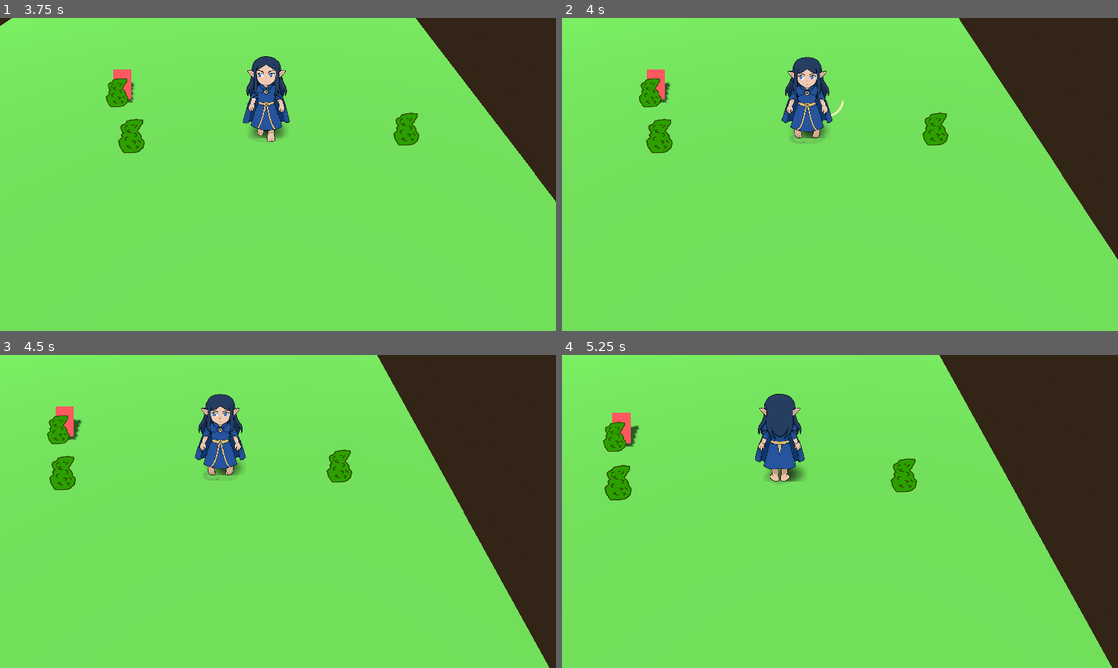
Above: before the commit, frames 1-4 (two rows, left to right).
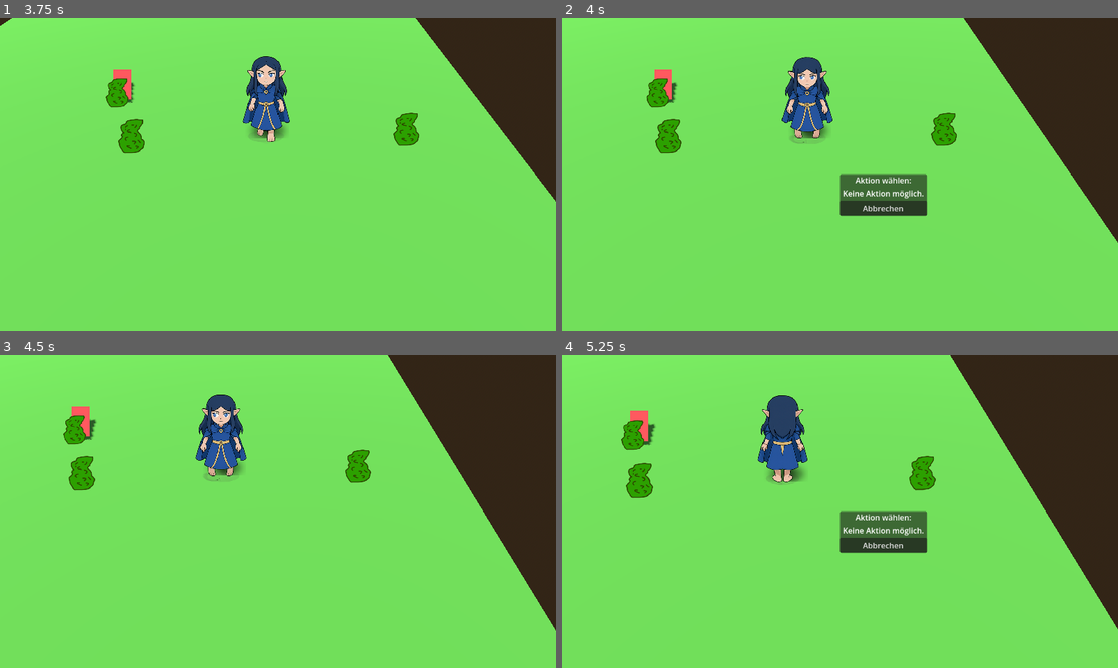
Above: after the commit, the same moments.

Repository: HapetseDev/NE-CallOfTheAbyss
Game: Godot game, scene res://UI/MainMenu/MainMenu.tscn
Two runs of this game, one before a commit and one after it. Both use one fixed random seed, a clock stepped at 60 frames per second and the inputs below.
Inputs (mouse positions are in pixels of both pictures, inside the frame that each line leads up to):
- Up to frame 1 (3.75 s): tap Enter at 0.5 s; move the mouse to (400, 158) at 0.52 s; hold D (Right) 0.53-1.28 s; hold E (Attack) 0.53-1.28 s; click (400, 158) at 0.67 s; move the mouse to (166, 190) at 1.27 s; hold S (Down) 1.28-2 s; tap E (Attack) at 1.35 s; click "Neues Spiel" at 2 s; click "Neues Spiel" at 2.75 s; move the mouse to (333, 105) at 3.52 s; hold D (Right) from 3.53 s (still down); hold Shift (Run) from 3.53 s (still down)
- Up to frame 2 (4 s): keep holding D (Right); keep holding Shift (Run); tap E (Attack) at 3.8 s
- Up to frame 3 (4.5 s): release D (Right) at 4.25 s; release Shift (Run) at 4.25 s; click (322, 545) at 4.25 s, where only the run after the commit has a clickable "Abbrechen"
- Up to frame 4 (5.25 s): move the mouse to (812, 574) at 5.02 s; hold W (Up) from 5.03 s (still down); tap E (Attack) at 5.1 s; click (812, 574) at 5.17 s

Frame 1 is identical in both runs. In frame 2, 4.6% of the frame differs, in the area x 13-100%, y 0-78%; in frame 3, 6.3%; in frame 4, 8.8%, in the area x 7-100%, y 0-100%.

Commit message:
Aktionsfeld eingefügt

Diff:
--- a/Charaktere/Props/Fauna/plant.gd
+++ b/Charaktere/Props/Fauna/plant.gd
@@ -1,13 +1,35 @@
-class_name Plant extends Node3D
+class_name Plant extends Interactable
+
+@export var is_schneidbar: bool = true
+
 @onready var h_itbox: Hitbox = $HItbox
 
 
+func _ready() -> void:
+	super._ready()  # add_to_group("interactable")
+	h_itbox.Damaged.connect(TakeDamage)
 
-# Called when the node enters the scene tree for the first time.
-func _ready() -> void:
-	h_itbox.Damaged.connect( TakeDamage)
-	pass
 
-func TakeDamage(_damage : int) -> void:
+func TakeDamage(_damage: int) -> void:
 	queue_free()
-	pass
+
+
+# Prüft, ob der Spieler das Werkzeug zum Schneiden besitzt (ausgerüstet oder im Inventar)
+func canSchneiden(player: Playable) -> bool:
+	if not is_schneidbar:
+		return false
+	if player.equipment.get("waffe") == "Messer":
+		return true
+	return player.has_item("Messer")
+
+
+func get_actions(player: Playable) -> Array[Dictionary]:
+	var actions: Array[Dictionary] = []
+	if canSchneiden(player):
+		actions.append({"label": "Schneiden", "action_id": "schneiden"})
+	return actions
+
+
+func perform_action(action_id: String, _player: Playable) -> void:
+	if action_id == "schneiden":
+		queue_free()
--- a/Charaktere/SPC/Shalka/shalka.tscn
+++ b/Charaktere/SPC/Shalka/shalka.tscn
@@ -13,6 +13,7 @@
 [ext_resource type="PackedScene" uid="uid://bp8w5eihw3am5" path="res://Generic/Hurtbox/HurtBox.tscn" id="10_8lehy"]
 [ext_resource type="Script" uid="uid://chbae5ysale58" path="res://Scripts/PlayerCamera.gd" id="11_i8yr6"]
 [ext_resource type="Script" path="res://Systems/Footsteps/FootstepPlayer.gd" id="12_footstep"]
+[ext_resource type="Script" uid="uid://kpu3sj2c3f8q" path="res://Scripts/stateActionMenu.gd" id="13_action"]
 
 [sub_resource type="CapsuleShape3D" id="CapsuleShape3D_hlb18"]
 radius = 0.27
@@ -407,6 +408,10 @@
 script = ExtResource("6_3fsuu")
 attack_sound = ExtResource("8_rr3s5")
 
+[node name="ActionMenu" type="Node" parent="StateMachine"]
+script = ExtResource("13_action")
+action_range = 1.5
+
 [node name="Camera3D" type="Camera3D" parent="."]
 transform = Transform3D(1, 0, 0, 0, 0.707107, 0.707107, 0, -0.707107, 0.707107, 0, 6, 8)
 fov = 50.0
--- a/Scripts/playerStateMachine.gd
+++ b/Scripts/playerStateMachine.gd
@@ -17,6 +17,8 @@
 	pass
 
 func _unhandled_input(event: InputEvent) -> void:
+	if event is InputEventKey and event.pressed:
+		print("[StateMachine] Taste erkannt: ", event.keycode, " current_state=", current_state)
 	ChangeState( current_state.HandleInput(event))
 	pass
 
@@ -25,10 +27,12 @@
 	for c in get_children():
 		if c is State:
 			states.append(c)
+	print("[StateMachine] Initialize: ", states.size(), " States gefunden: ", states)
 	if states.size() > 0:
 		states[0].player = _player
 		ChangeState( states[0])
 		process_mode = Node.PROCESS_MODE_INHERIT
+		print("[StateMachine] process_mode auf INHERIT gesetzt")
 
 func ChangeState(new_state : State) -> void:
 	if new_state == null || new_state == current_state:
--- /dev/null
+++ b/Scripts/stateActionMenu.gd
@@ -0,0 +1,128 @@
+class_name StateActionMenu extends State
+
+# Radius um den Spieler, in dem Interaktionen gesucht werden (in Metern)
+@export var action_range: float = 1.5
+
+@onready var idle: State = $"../Idle"
+@onready var walk: State = $"../Walk"
+
+var _canvas_layer: CanvasLayer
+var _action_done: bool = false
+var _has_shown_menu: bool = false
+
+
+func Enter() -> void:
+	print("[ActionMenu] Enter() aufgerufen")
+	player.velocity = Vector3.ZERO
+	player.UpdateAnimation("idle")
+	_action_done = false
+	_has_shown_menu = false
+	var actions := _collect_actions()
+	print("[ActionMenu] Gefundene Aktionen: ", actions)
+	_build_menu(actions)
+	_has_shown_menu = true
+
+
+func Exit() -> void:
+	_destroy_menu()
+
+
+func Process(_delta: float) -> State:
+	if _action_done:
+		if player.direction != Vector3.ZERO:
+			return walk
+		return idle
+	player.velocity = Vector3.ZERO
+	return null
+
+
+func HandleInput(_event: InputEvent) -> State:
+	if _event.is_action_pressed("ui_cancel"):
+		return idle
+	return null
+
+
+# --- Interne Hilfsmethoden ---
+
+func _collect_actions() -> Array:
+	var result: Array = []
+	var interactables := get_tree().get_nodes_in_group("interactable")
+	print("[ActionMenu] Interactables in Szene: ", interactables.size())
+	for node in interactables:
+		var node3d := node as Node3D
+		if node3d == null:
+			continue
+		var dist: float = node3d.global_position.distance_to(player.global_position)
+		print("[ActionMenu]   -> ", node3d.name, " Distanz: ", snappedf(dist, 0.01), " (max: ", action_range, ")")
+		if not node3d.has_method("get_actions"):
+			print("[ActionMenu]      kein get_actions()")
+			continue
+		if dist > action_range:
+			print("[ActionMenu]      zu weit entfernt")
+			continue
+		var node_actions: Array = node3d.get_actions(player)
+		for action in node_actions:
+			result.append({
+				"label": action["label"],
+				"action_id": action["action_id"],
+				"target": node3d
+			})
+	return result
+
+
+func _build_menu(actions: Array) -> void:
+	_canvas_layer = CanvasLayer.new()
+	_canvas_layer.layer = 10
+	player.add_child(_canvas_layer)
+
+	# Vollbild-Control als Anker-Basis
+	var root_control := Control.new()
+	root_control.set_anchors_and_offsets_preset(Control.PRESET_FULL_RECT)
+	_canvas_layer.add_child(root_control)
+
+	var panel := PanelContainer.new()
+	panel.set_anchors_and_offsets_preset(Control.PRESET_CENTER)
+	root_control.add_child(panel)
+
+	var vbox := VBoxContainer.new()
+	vbox.custom_minimum_size = Vector2(180, 0)
+	panel.add_child(vbox)
+
+	var title := Label.new()
+	title.text = "Aktion wählen:"
+	title.horizontal_alignment = HORIZONTAL_ALIGNMENT_CENTER
+	vbox.add_child(title)
+
+	if actions.is_empty():
+		var info := Label.new()
+		info.text = "Keine Aktion möglich."
+		info.horizontal_alignment = HORIZONTAL_ALIGNMENT_CENTER
+		vbox.add_child(info)
+	else:
+		for action in actions:
+			var btn := Button.new()
+			btn.text = action["label"]
+			btn.pressed.connect(_on_action_pressed.bind(action))
+			vbox.add_child(btn)
+
+	var cancel_btn := Button.new()
+	cancel_btn.text = "Abbrechen"
+	cancel_btn.pressed.connect(_on_cancel_pressed)
+	vbox.add_child(cancel_btn)
+
+
+func _destroy_menu() -> void:
+	if is_instance_valid(_canvas_layer):
+		_canvas_layer.queue_free()
+	_canvas_layer = null
+
+
+func _on_action_pressed(action_data: Dictionary) -> void:
+	var target = action_data["target"]
+	if is_instance_valid(target) and target.has_method("perform_action"):
+		target.perform_action(action_data["action_id"], player)
+	_action_done = true
+
+
+func _on_cancel_pressed() -> void:
+	_action_done = true
--- a/Scripts/stateIdle.gd
+++ b/Scripts/stateIdle.gd
@@ -2,6 +2,7 @@
 
 @onready var walk: State = $"../Walk"
 @onready var attack: State = $"../Attack"
+@onready var action_menu = $"../ActionMenu"
 
 # Was passiert, wenn der State betreten wird?
 func Enter() -> void:
@@ -26,5 +27,6 @@
 # Was passiert mit input Events in diesem State?
 func HandleInput(_event: InputEvent) -> State:
 	if _event.is_action_pressed("Attack"):
-		return attack
+		print("[Idle] Attack-Taste erkannt. action_menu = ", action_menu)
+		return action_menu
 	return null
--- a/Scripts/stateWalk.gd
+++ b/Scripts/stateWalk.gd
@@ -10,7 +10,11 @@
 
 @onready var idle: State = $"../Idle"
 @onready var attack: State = $"../Attack"
+@onready var action_menu = $"../ActionMenu"
 
+
+func _ready() -> void:
+	print("[Walk] _ready: action_menu = ", action_menu)
 
 # Was passiert, wenn der State betreten wird?
 func Enter() -> void:
@@ -67,5 +71,6 @@
 # Was passiert mit input Events in diesem State?
 func HandleInput(_event: InputEvent) -> State:
 	if _event.is_action_pressed("Attack"):
-		return attack
+		print("[Walk] Attack erkannt. action_menu = ", action_menu)
+		return action_menu
 	return null
--- /dev/null
+++ b/Systems/Interaction/Interactable.gd
@@ -0,0 +1,19 @@
+# Basisklasse für alle interaktiven Objekte in der Welt.
+# Abgeleitete Klassen überschreiben get_actions() und perform_action().
+class_name Interactable extends Node3D
+
+
+func _ready() -> void:
+	print("[Interactable] ", name, " registriert in Gruppe 'interactable'")
+	add_to_group("interactable")
+
+
+# Gibt alle verfügbaren Aktionen zurück, die der Spieler an diesem Objekt ausführen kann.
+# Jede Aktion ist ein Dictionary: { "label": String, "action_id": String }
+func get_actions(_player: Playable) -> Array[Dictionary]:
+	return []
+
+
+# Führt die Aktion mit der gegebenen ID aus.
+func perform_action(_action_id: String, _player: Playable) -> void:
+	pass
Not shown, added: Charaktere/Playable.gd.uid
Not shown, added: Scripts/stateActionMenu.gd.uid
Not shown, added: Systems/Interaction/Interactable.gd.uid
